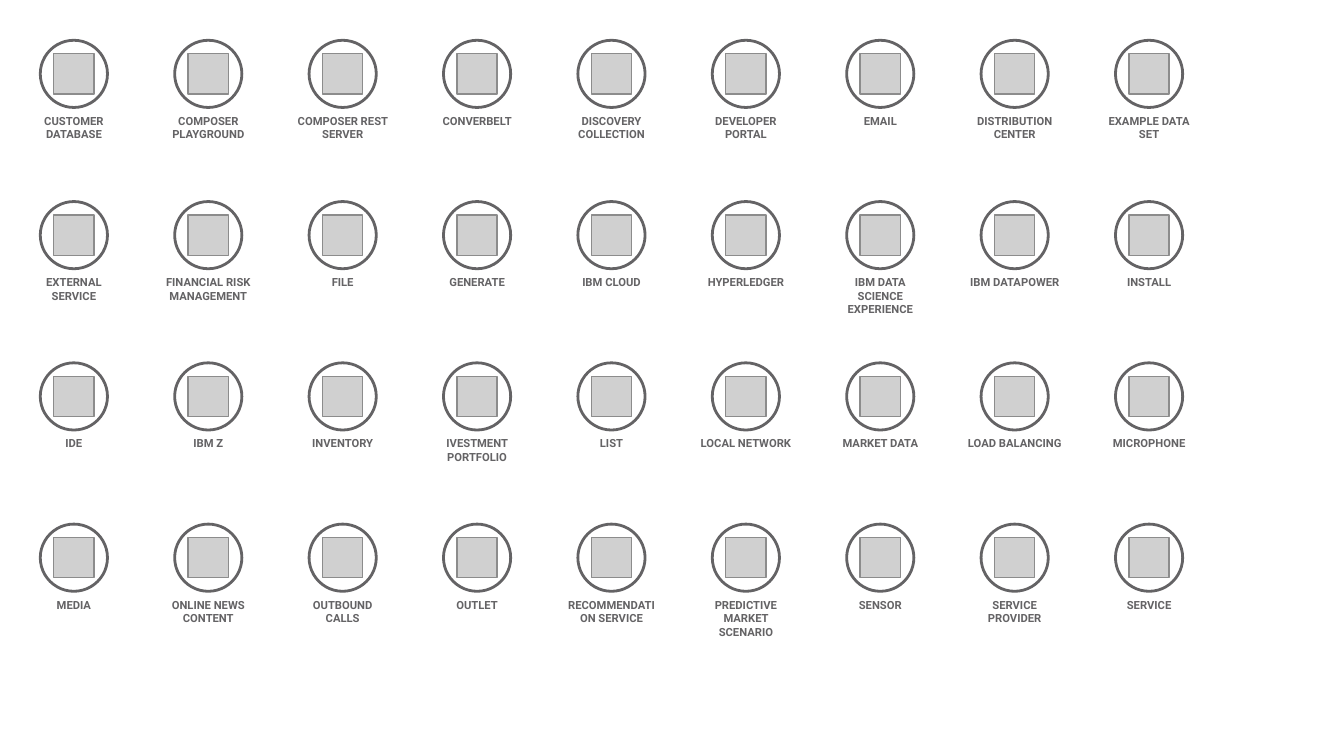
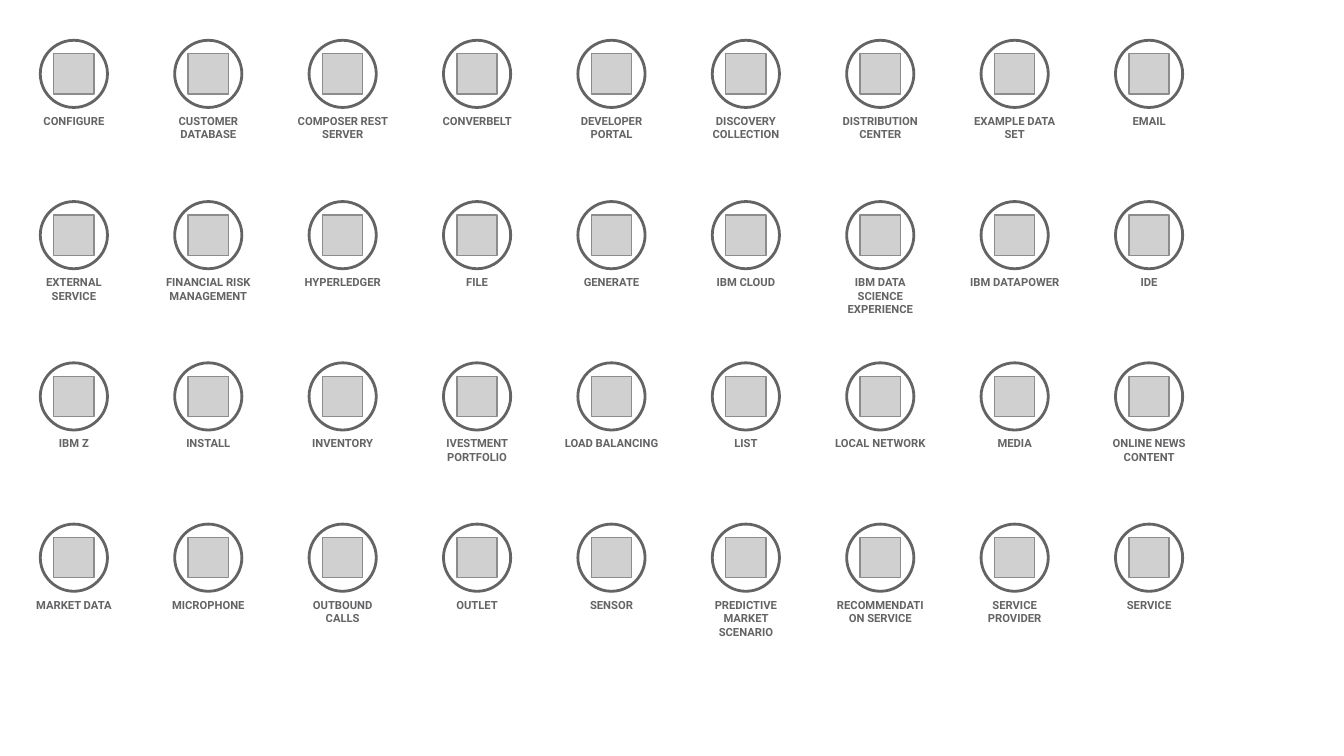
Before and after one commit to l2fprod/myarchitecture, a slide deck: slide 11 of mycatalog-architecture-diagram-template.pptx. Drawn at 1344x756 pixels with LibreOffice and Linux fonts; fonts in the diff are those of the drawing; grey boxes stand for pictures. Boxes give left, top, right and bottom in pixels: in the first picture for what was removed or moved away, otherwise in the second. Text is boxed around its words. In the diff, an @@ line names an element or a change of style, - is before the commit and + after.

Commit message:
new deck

```diff
--- a/mycatalog-architecture-diagram-template.pptx
+++ b/mycatalog-architecture-diagram-template.pptx
@@ text added at (43,117,104,125), 6 pt, text #646365, bold @@
+CONFIGURE
@@ text removed at (172,117,244,138) @@
-COMPOSER PLAYGROUND
@@ 4 texts: place and size @@
-4 texts at (193,117,1190,447)
+4 texts at (59,117,1055,447)
@@ text "EMAIL": place and size @@
-text "EMAIL" at (864,117,897,125)
+text "EMAIL" at (1133,117,1166,125)
@@ text "HYPERLEDGER": place and size @@
-text "HYPERLEDGER" at (708,278,784,286)
+text "HYPERLEDGER" at (305,278,381,286)
@@ text at (1141,278,1158,286): text changed @@
-INSTALL
+IDE
@@ text removed at (65,439,82,447) @@
-IDE
@@ text added at (186,439,230,447), 6 pt, text #646365, bold @@
+INSTALL
@@ text added at (565,439,659,447), 6 pt, text #646365, bold @@
+LOAD BALANCING
@@ 7 texts: place and size @@
-7 texts at (44,117,791,447)
+7 texts at (179,117,925,447)
@@ text removed at (843,439,918,447) @@
-MARKET DATA
@@ text at (998,439,1032,447): text changed @@
-LOAD BALANCING
+MEDIA
@@ text at (1113,439,1186,461): text changed @@
-MICROPHONE
+ONLINE NEWS CONTENT
@@ text at (36,601,112,609): text changed @@
-MEDIA
+MARKET DATA
@@ text at (172,601,244,609): text changed @@
-ONLINE NEWS CONTENT
+MICROPHONE
@@ text at (590,601,633,609): text changed @@
-RECOMMENDATION SERVICE
+SENSOR
@@ text at (867,614,911,622): text changed @@
-SENSOR
+RECOMMENDATION SERVICE
```
Also in this commit, not shown: 12 other slides changed.
